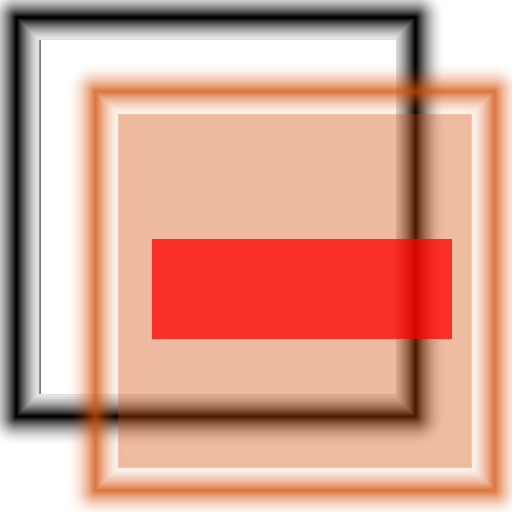
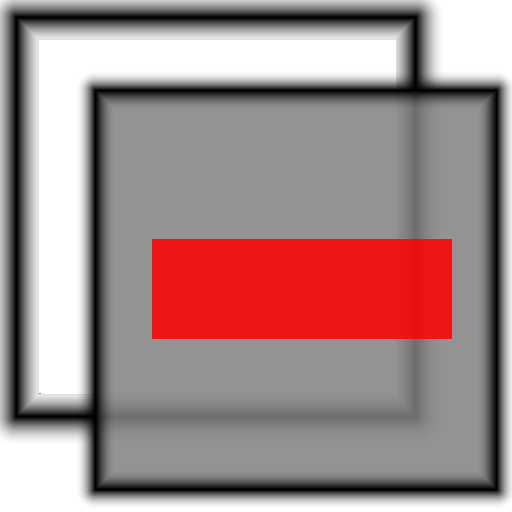
Layers edited between the first and the second 512 × 512 image:
"minus": opacity 75% → 85% over [left=152, top=239, right=452, bottom=339]
"duplicate": opacity 75% → 100%, painted on it over [left=69, top=65, right=512, bottom=512]
added layer "duplicate fill" (85%) above "original" over [left=96, top=91, right=495, bottom=491]
painted on "original" over [left=39, top=40, right=396, bottom=394]
added layer "original fill" (75%) over [left=39, top=40, right=418, bottom=416]
